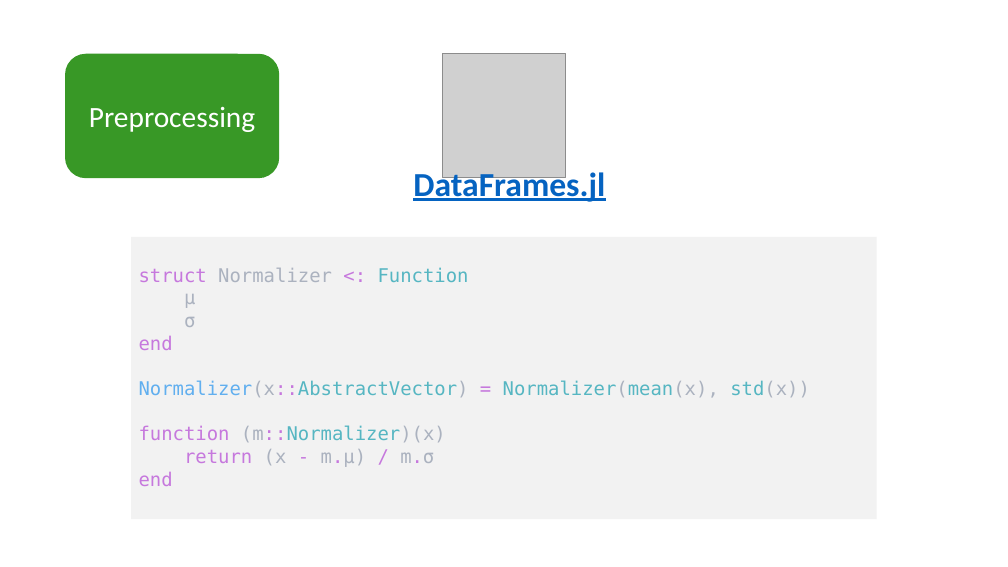
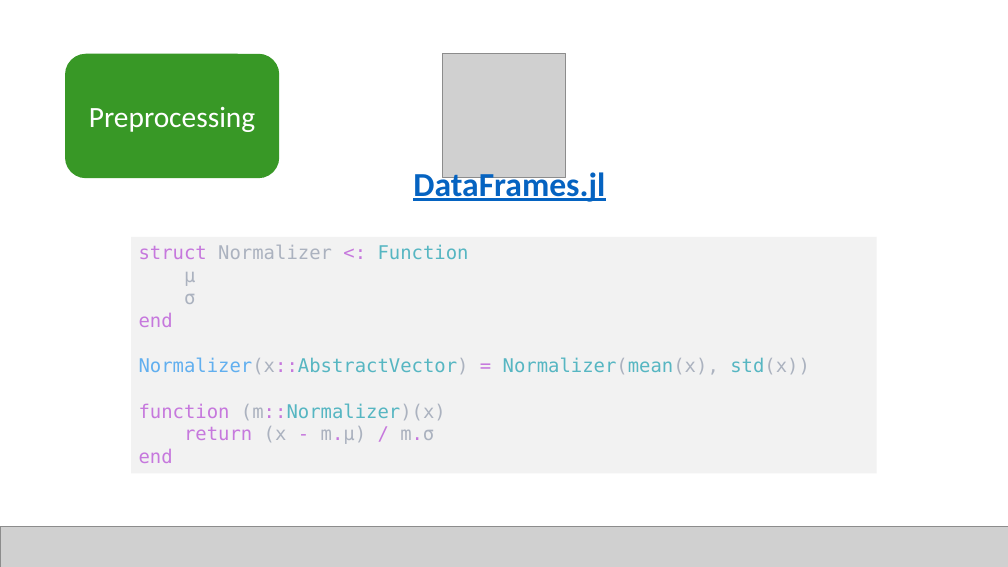
Before and after one commit to JuliaComputing/ScoringEngineDemo.jl, a slide deck: slide 7 of webinar-2022-02-15.pptx. Drawn at 1008x567 pixels with LibreOffice and Linux fonts; fonts in the diff are those of the drawing; grey boxes stand for pictures. Boxes give left, top, right and bottom in pixels: in the first picture for what was removed or moved away, otherwise in the second. Text is boxed around its words. In the diff, an @@ line names an element or a change of style, - is before the commit and + after.

```diff
--- a/webinar-2022-02-15.pptx
+++ b/webinar-2022-02-15.pptx
@@ rectangle "struct Normalizer <: Function": place and size @@
-rectangle "struct Normalizer <: Function" at bbox=[132, 237, 877, 520]
+rectangle "struct Normalizer <: Function" at bbox=[132, 237, 877, 473]
@@ picture added at bbox=[0, 526, 1008, 567] @@
```
Also in this commit, not shown: 12 other slides changed, 1 slide added, 2 slides removed, 5 other files.
